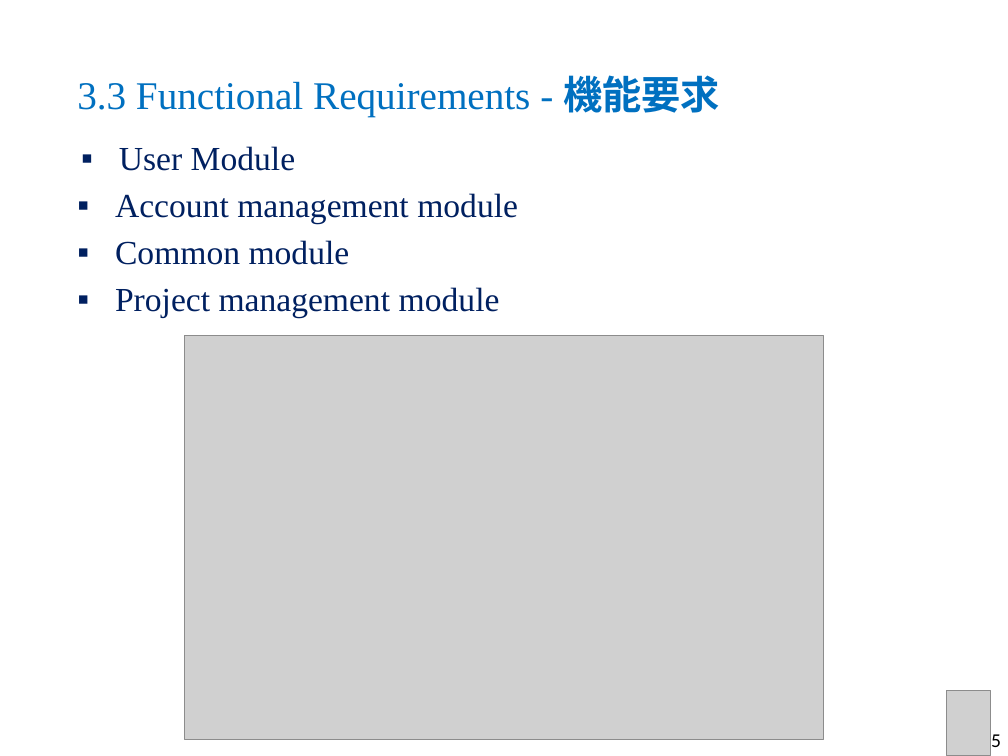
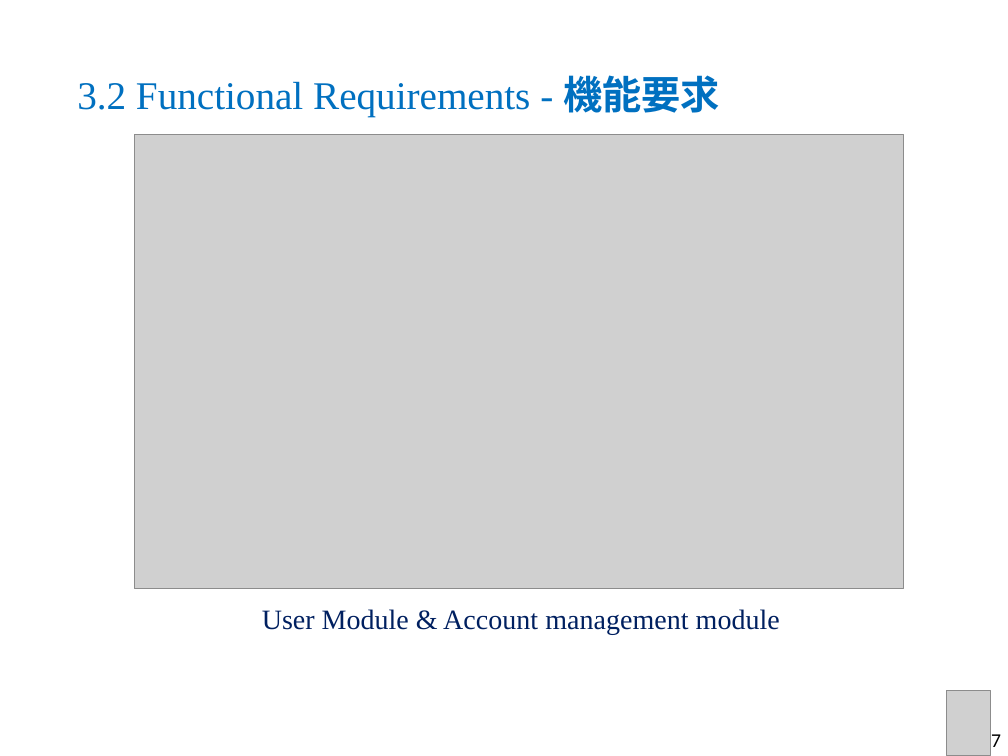
Before and after one commit to sangnvus/2015FALLJS01, a slide deck: slide 30 of WIP/Documents/Report 6/DDL_Slide_v1.1.pptx (slide 29 before the commit). Drawn at 1008x756 pixels with LibreOffice and Linux fonts; fonts in the diff are those of the drawing; grey boxes stand for pictures; background and template pictures are left out. Boxes give left, top, right and bottom in pixels: in the first picture for what was removed or moved away, otherwise in the second. Text is boxed around its words. In the diff, an @@ line names an element or a change of style, - is before the commit and + after.

```diff
--- a/WIP/Documents/Report 6/DDL_Slide_v1.1.pptx
+++ b/WIP/Documents/Report 6/DDL_Slide_v1.1.pptx
@@ title at <box>77,75,720,116</box>: text changed @@
-3.3 Functional Requirements - 機能要求
+3.2 Functional Requirements - 機能要求
@@ picture added at <box>134,134,903,589</box> @@
@@ picture removed at <box>184,336,824,739</box> @@
@@ text at <box>262,609,780,634</box>: text changed; size 24 to 20 pt @@
-▪ User Module
-▪ Account management module
-▪ Common module
-▪ Project management module
+User Module & Account management module
@@ text in ellipse at <box>981,730,1001,752</box>: text changed @@
-25
+27
```
Also in this commit, not shown: 30 other slides changed, 1 slide added.
